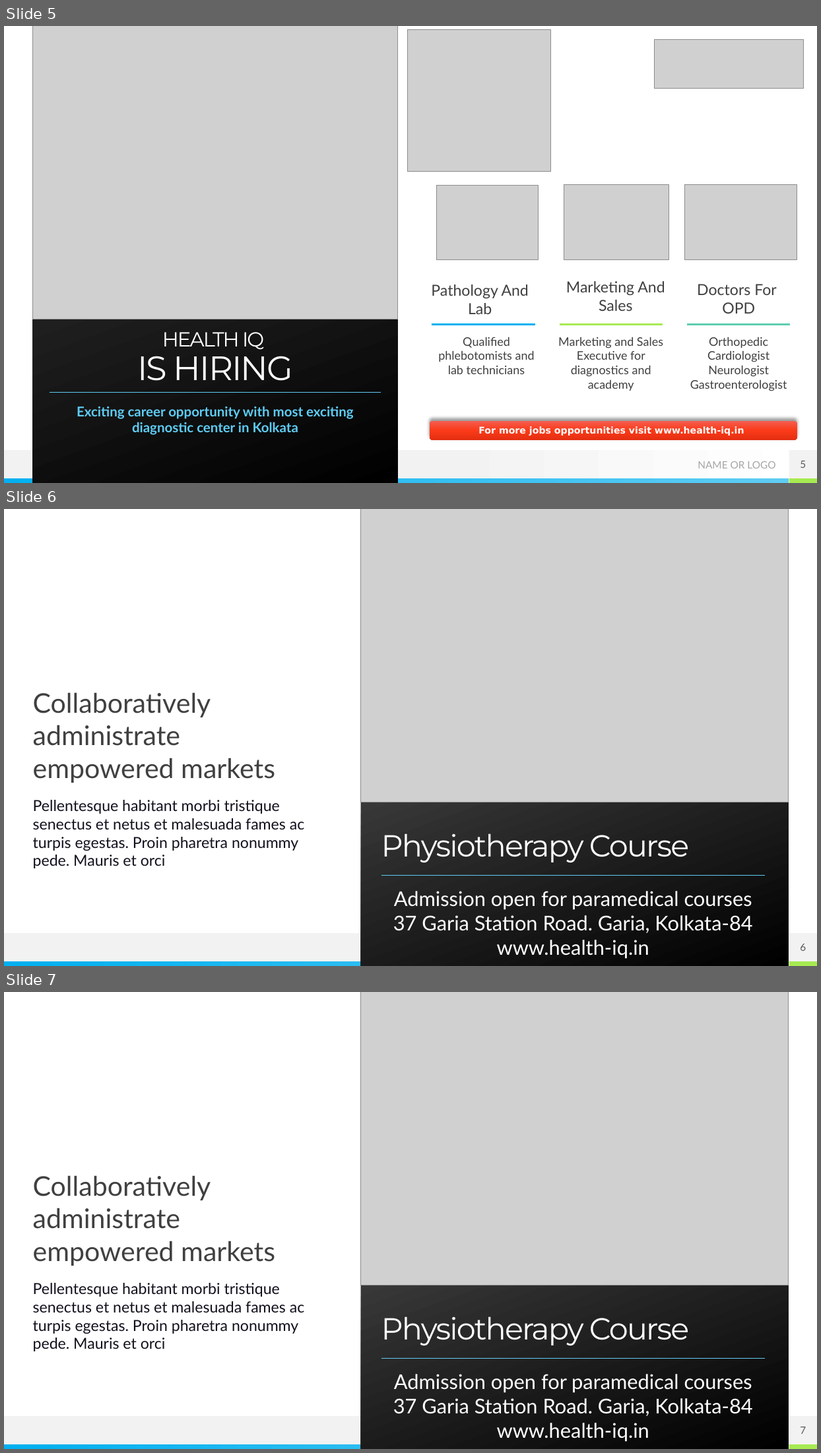
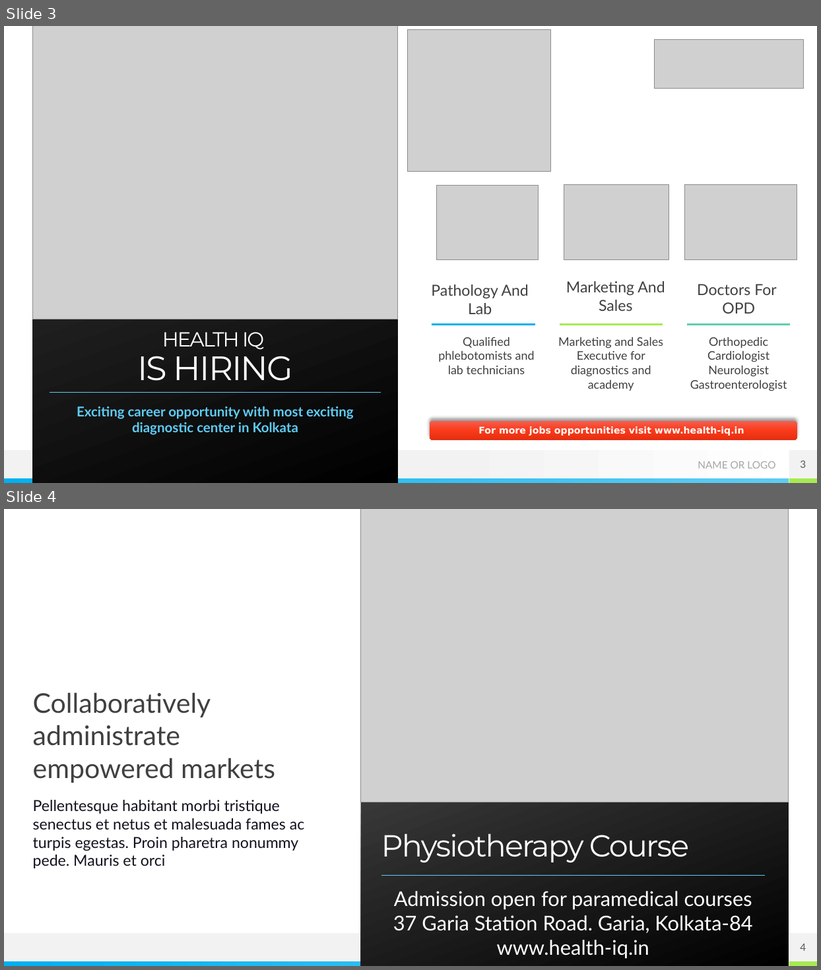
Before and after one commit to accuit/IqHealth, a slide deck: IqHealth/Marketing/HealthIQ-2.pptx. Shown one above the other, each under a label of ours: slides 5, 6 and 7 before the commit, slides 3 and 4 after it. The pictures are 821x1453 and 821x970 pixels, drawn with LibreOffice and Linux fonts; fonts in the diff are those of the drawing; grey boxes stand for pictures. Boxes give left, top, right and bottom in pixels: in the first picture for what was removed or moved away, otherwise in the second. Text is boxed around its words. In the diff, an @@ line names an element or a change of style, - is before the commit and + after.

Commit message:
Marketing Images

```diff
--- a/IqHealth/Marketing/HealthIQ-2.pptx
+++ b/IqHealth/Marketing/HealthIQ-2.pptx
@@ slide 6 removed at (4, 509, 817, 966), background #FFFFFF; not listed: 4 template elements that a slide beside it also shows @@
@@ picture removed at (361, 509, 789, 803) @@
@@ text removed at (33, 692, 304, 869) @@
-Collaboratively administrate empowered markets
-Pellentesque habitant morbi tristique senectus et netus et malesuada fames ac turpis egestas. Proin pharetra nonummy pede. Mauris et orci
@@ title removed at (382, 834, 689, 863) @@
-Physiotherapy Course
@@ line removed from (382, 875) to (765, 875) @@
@@ text removed at (393, 891, 752, 959) @@
-Admission open for paramedical courses 37 Garia Station Road. Garia, Kolkata-84 www.health-iq.in
@@ page number removed at (789, 933, 817, 962) @@
-6
@@ what was slide 5 is now slide 3 @@
@@ page number at (800, 461, 806, 468): text changed @@
-5
+3
@@ what was slide 7 is now slide 4 @@
@@ page number at (800, 944, 806, 951): text changed @@
-7
+4
```
Also in this commit, not shown: 2 other slides removed.
